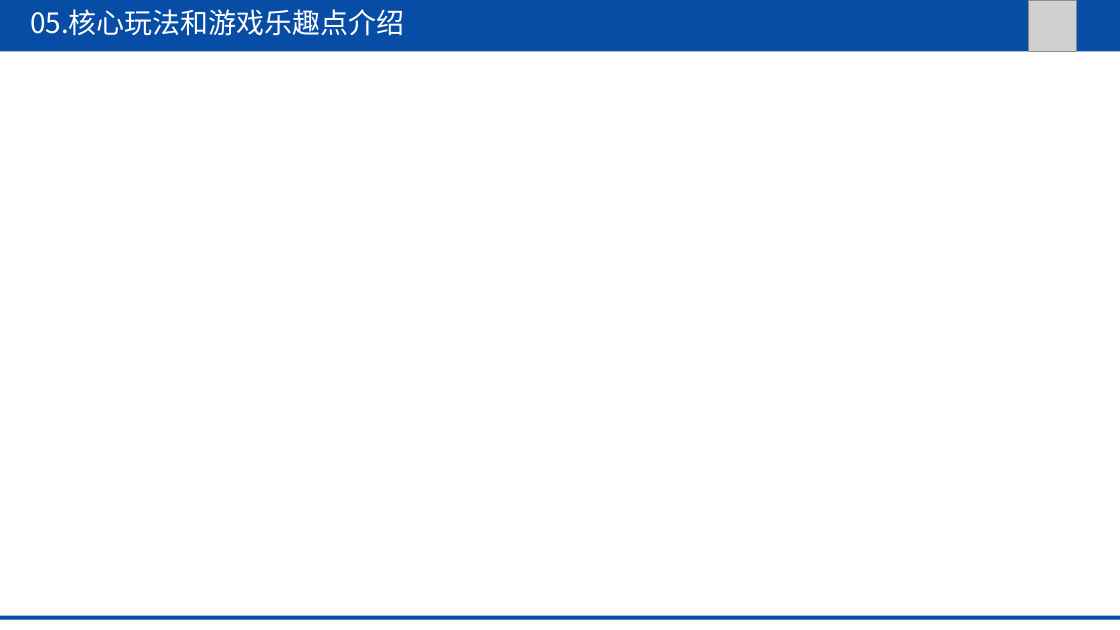
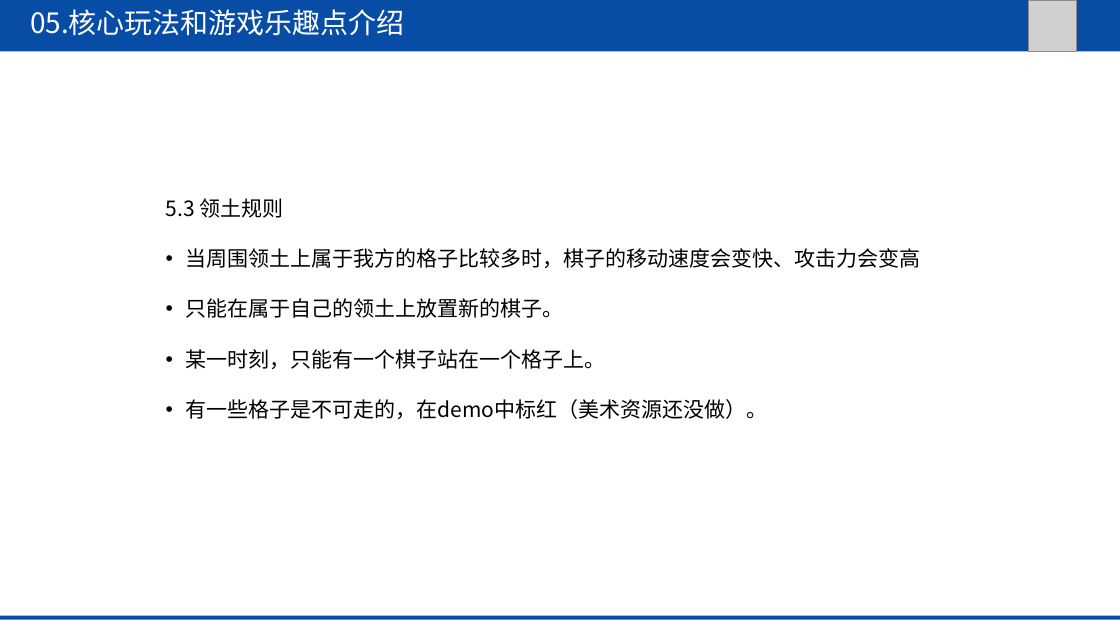
Before and after one commit to kotomineshiki/BMY, a slide deck: slide 11 of 文档ppt.ppt (slide 8 before the commit). Drawn at 1120x630 pixels with LibreOffice and Linux fonts; fonts in the diff are those of the drawing; grey boxes stand for pictures. Boxes give left, top, right and bottom in pixels: in the first picture for what was removed or moved away, otherwise in the second. Text is boxed around its words. In the diff, an @@ line names an element or a change of style, - is before the commit and + after.

```diff
--- a/文档ppt.ppt
+++ b/文档ppt.ppt
@@ text added at <box>166,198,920,419</box>, 18 pt, text #000000 @@
+5.3 领土规则
+• 当周围领土上属于我方的格子比较多时，棋子的移动速度会变快、攻击力会变高
+• 只能在属于自己的领土上放置新的棋子。
+• 某一时刻，只能有一个棋子站在一个格子上。
+• 有一些格子是不可走的，在demo中标红（美术资源还没做）。
```
Also in this commit, not shown: 1 other slide changed, 5 slides added, 4 other files.
